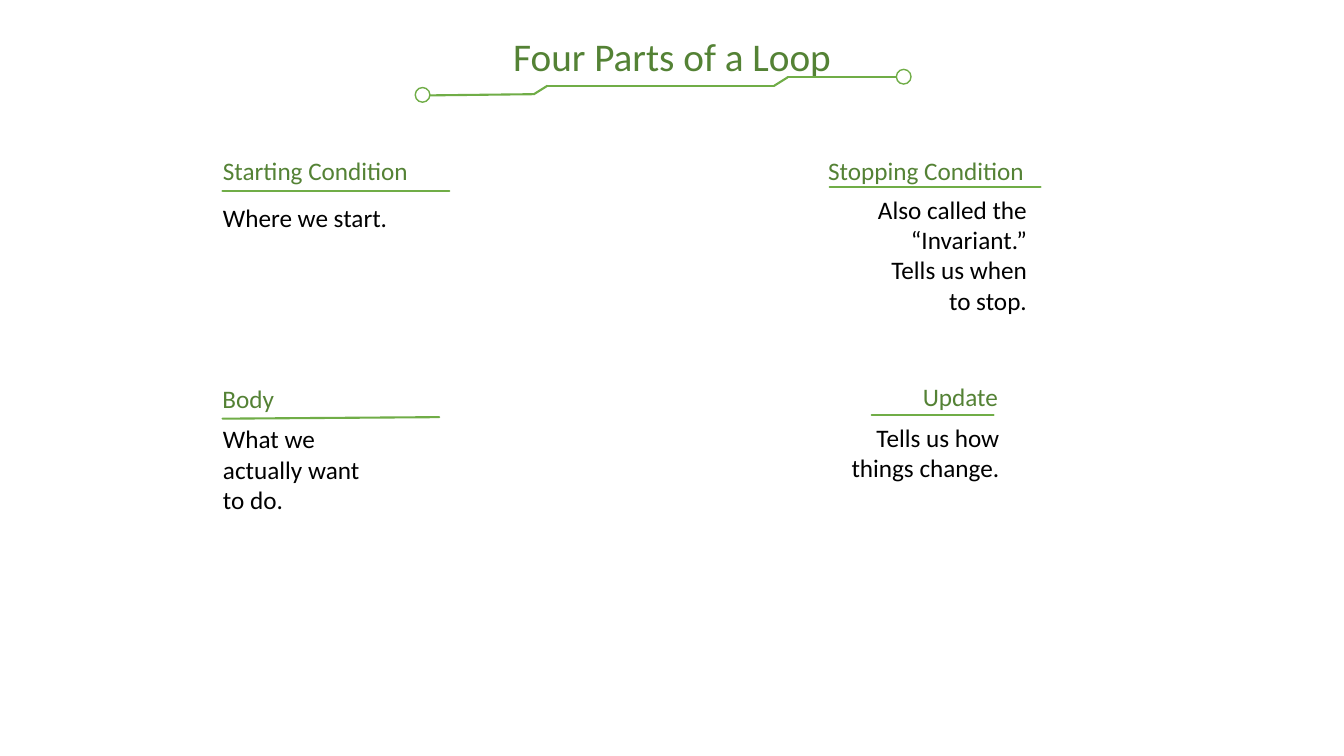
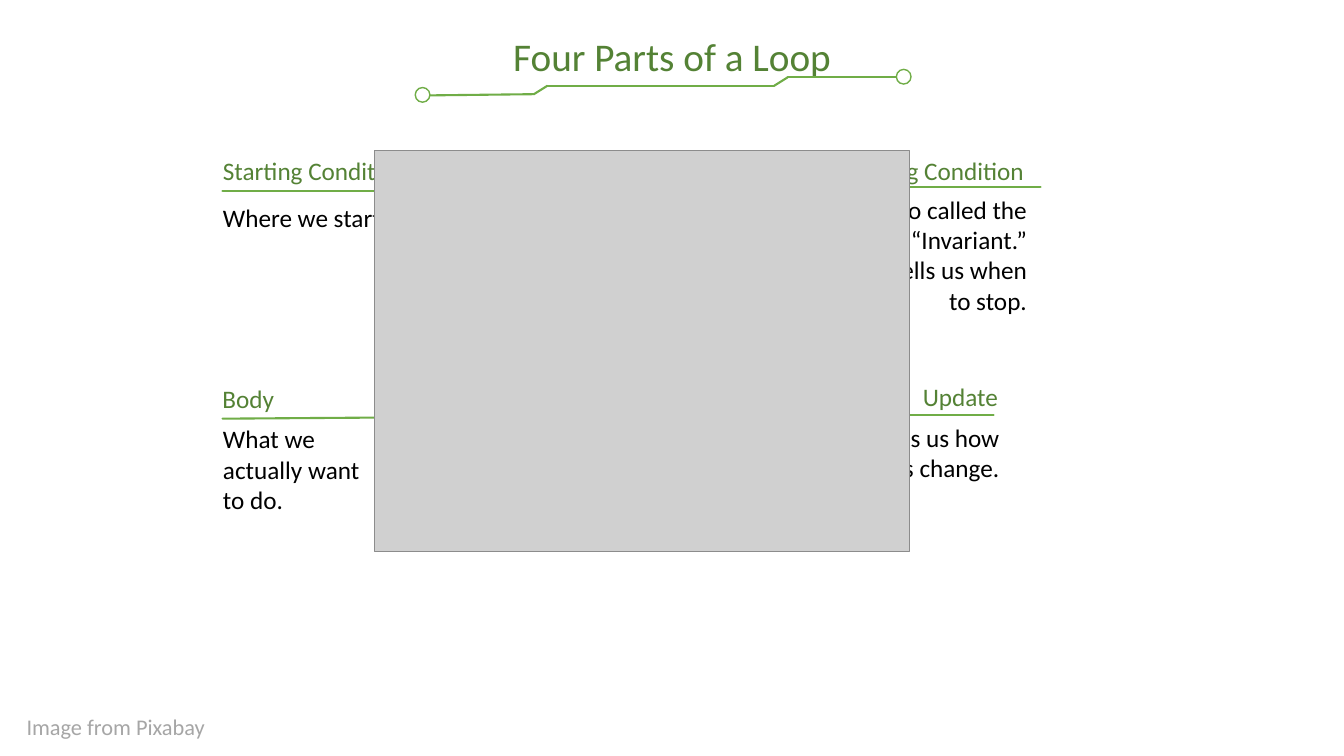
Before and after one commit to csci3320/fall2020, a slide deck: slide 2 of Data Structures Parts and Terms.pptx (slide 1 before the commit). Drawn at 1344x756 pixels with LibreOffice and Linux fonts; fonts in the diff are those of the drawing; grey boxes stand for pictures; background and template pictures are left out. Boxes give left, top, right and bottom in pixels: in the first picture for what was removed or moved away, otherwise in the second. Text is boxed around its words. In the diff, an @@ line names an element or a change of style, - is before the commit and + after.

```diff
--- a/Data Structures Parts and Terms.pptx
+++ b/Data Structures Parts and Terms.pptx
@@ picture added at [374, 150, 909, 552] @@
@@ text added at [27, 719, 205, 739], 16 pt, text #A6A6A6 @@
+Image from Pixabay
```
Also in this commit, not shown: 1 slide added.
